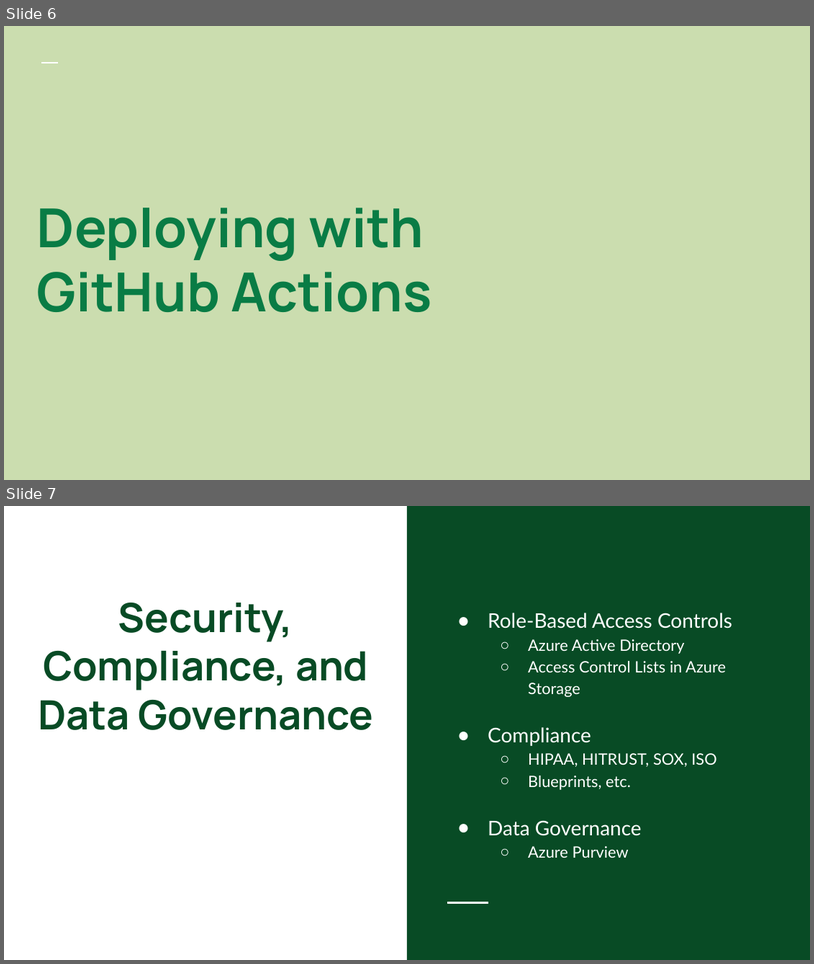
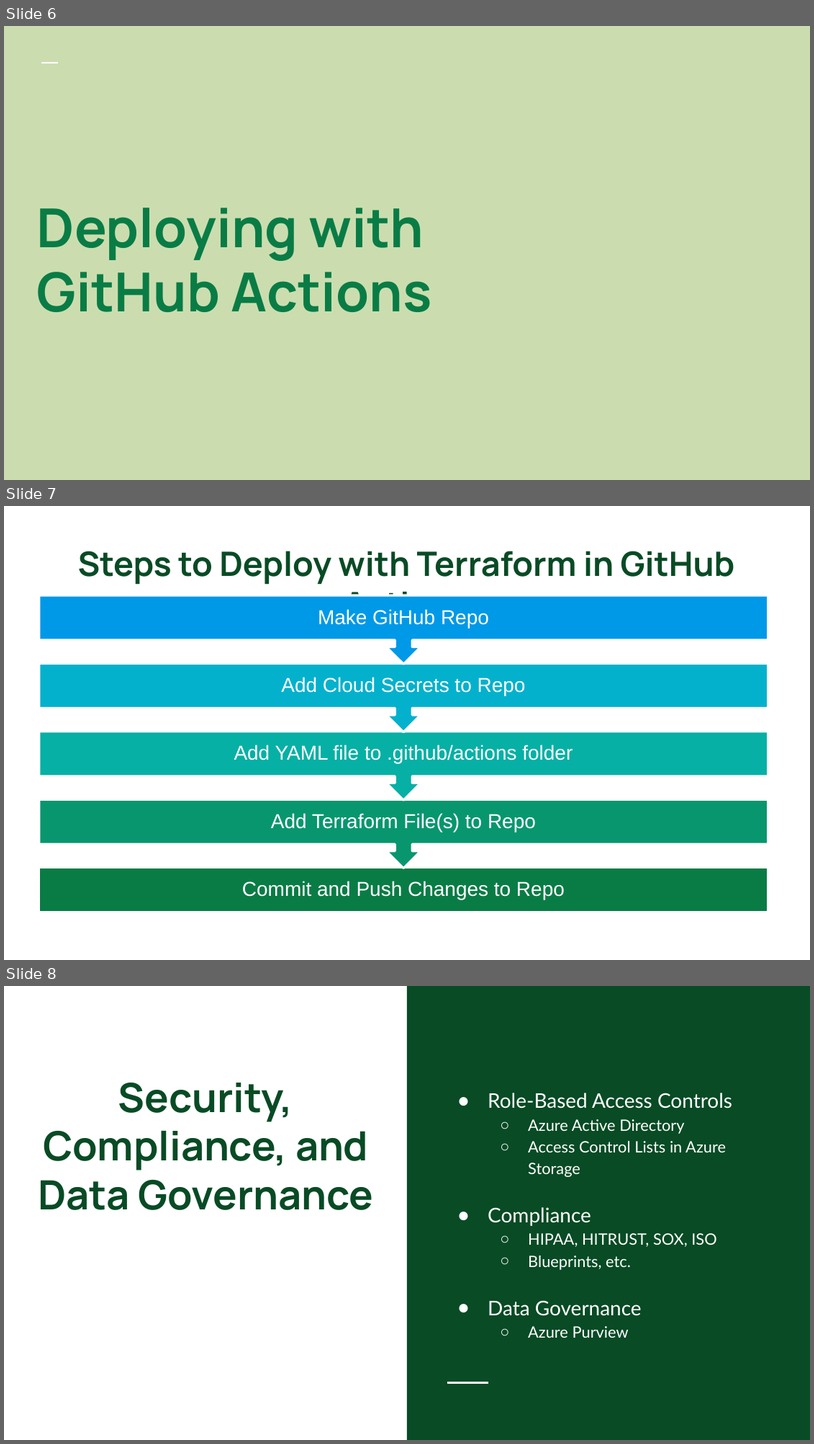
Before and after one commit to colbyford/DSBA6190-CloudComputing, a slide deck: 6 - Deployment and Security/Deployment.pptx. Shown one above the other, each under a label of ours: slides 6 and 7 before the commit, slides 6, 7 and 8 after it. The pictures are 814x964 and 814x1444 pixels, drawn with LibreOffice and Linux fonts; fonts in the diff are those of the drawing. Boxes give left, top, right and bottom in pixels: in the first picture for what was removed or moved away, otherwise in the second. Text is boxed around its words. In the diff, an @@ line names an element or a change of style, - is before the commit and + after.

```diff
--- a/6 - Deployment and Security/Deployment.pptx
+++ b/6 - Deployment and Security/Deployment.pptx
@@ slide 7 added at bbox=[4, 506, 810, 960], background #FFFFFF @@
@@ title added at bbox=[78, 551, 736, 626], 30 pt, text #084B25, bold @@
+Steps to Deploy with Terraform in GitHub Actions
@@ group added at bbox=[39, 595, 768, 911]: 5 texts, 4 up arrow callouts, 1 rectangle @@
+Commit and Push Changes to Repo
+Add Terraform File(s) to Repo
+Add YAML file to .github/actions folder
+Add Cloud Secrets to Repo
+Make GitHub Repo
@@ what was slide 7 is now slide 8 @@
```
